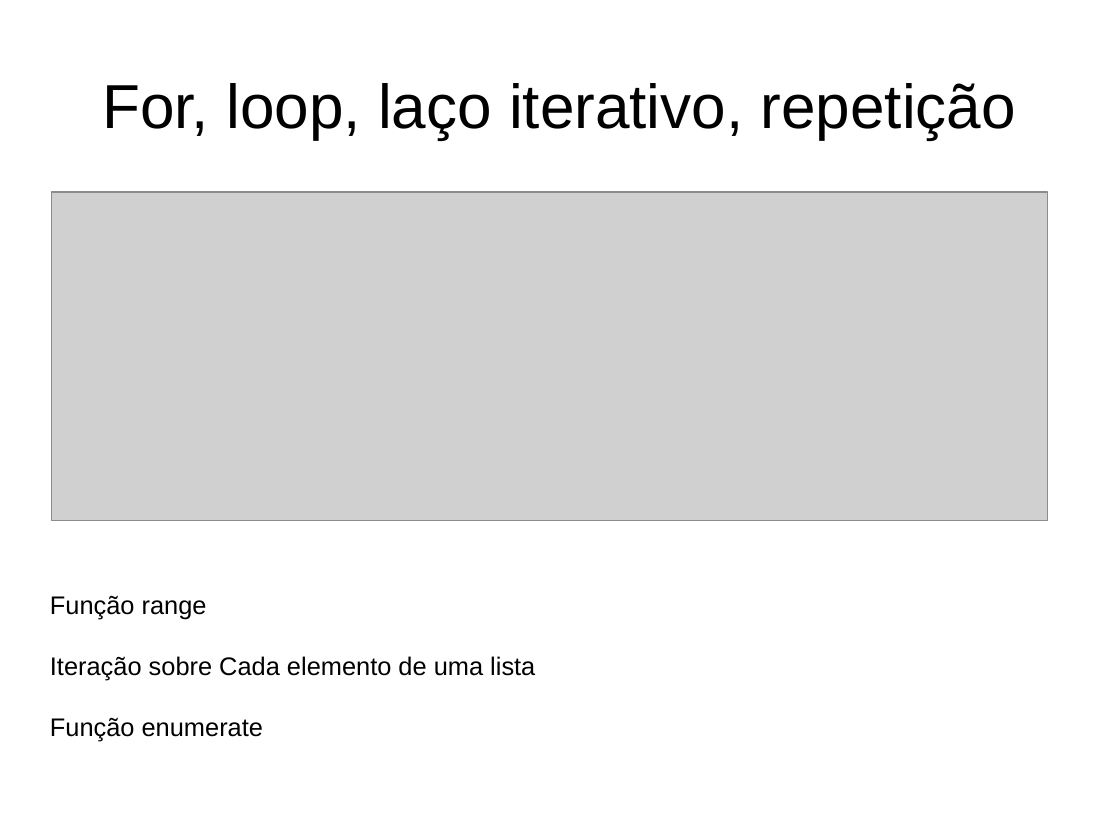
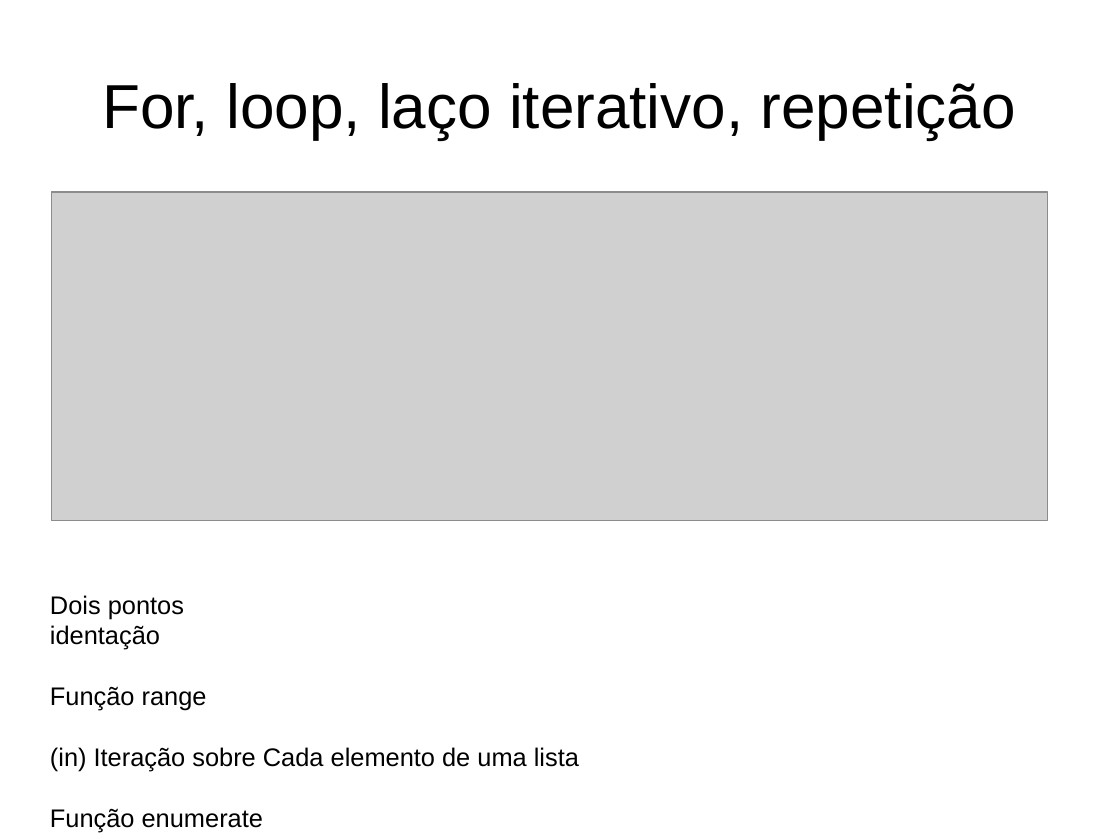
Before and after one commit to iurisegtovich/CursoSciPySEQ2018, a slide deck: slide 24 of source/curso_c2_logica_e_sintaxe.odp (slide 20 before the commit). Drawn at 1120x840 pixels with LibreOffice and Linux fonts; fonts in the diff are those of the drawing; grey boxes stand for pictures. Boxes give left, top, right and bottom in pixels: in the first picture for what was removed or moved away, otherwise in the second. Text is boxed around its words. In the diff, an @@ line names an element or a change of style, - is before the commit and + after.

```diff
--- a/source/curso_c2_logica_e_sintaxe.odp
+++ b/source/curso_c2_logica_e_sintaxe.odp
@@ text at (50,595,184,650): paragraphs added @@
+Dois pontos
+identação
@@ text at (50,747,579,772): text changed @@
-Iteração sobre Cada elemento de uma lista
+(in) Iteração sobre Cada elemento de uma lista
```
Also in this commit, not shown: 9 other slides changed, 22 slides added, 3 slides removed, 6 other files.
